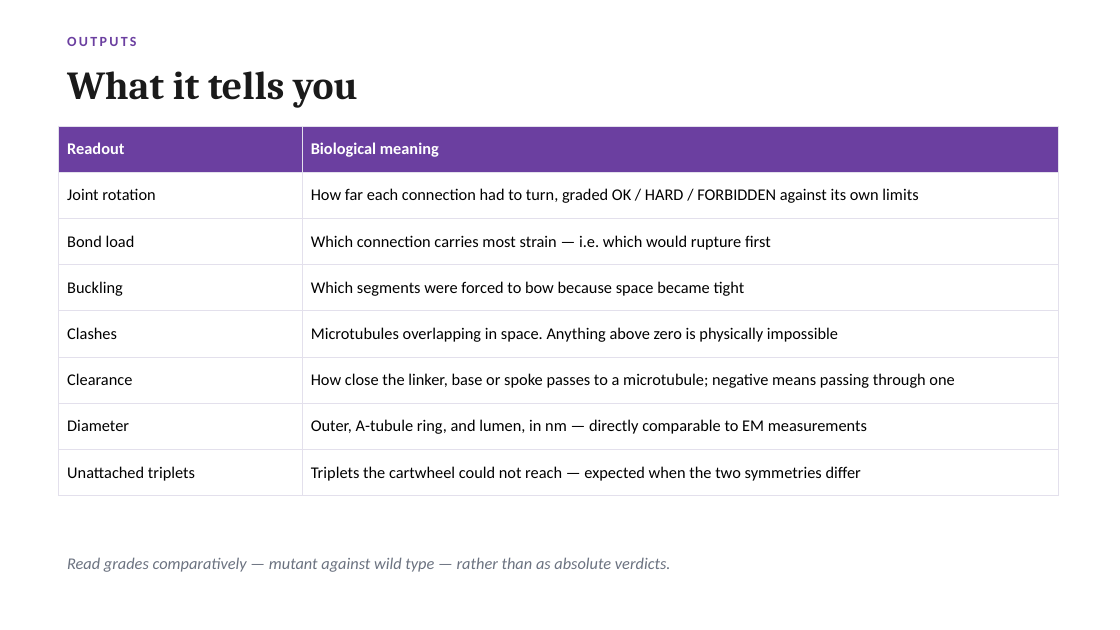
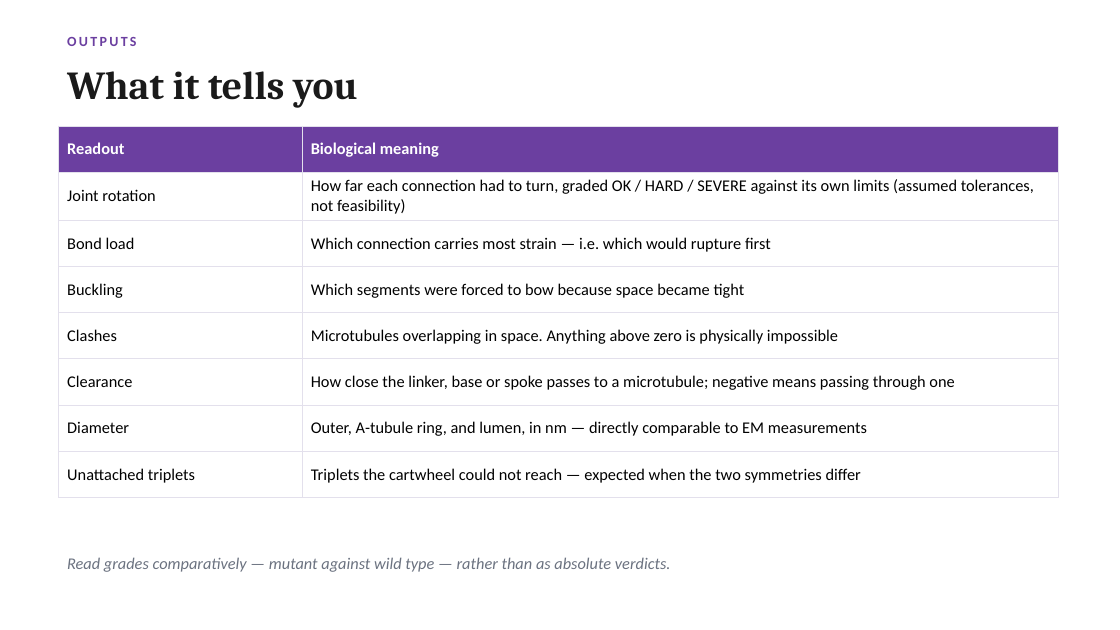
Before and after one commit to UPGON/CenGeometry, a slide deck: slide 9 of presentations/01_CenGeometry_Introduction.pptx (slide 8 before the commit). Drawn at 1120x630 pixels with LibreOffice and Linux fonts; fonts in the diff are those of the drawing. Boxes give left, top, right and bottom in pixels: in the first picture for what was removed or moved away, otherwise in the second. Text is boxed around its words. In the diff, an @@ line names an element or a change of style, - is before the commit and + after.

```diff
--- a/presentations/01_CenGeometry_Introduction.pptx
+++ b/presentations/01_CenGeometry_Introduction.pptx
@@ table at [59,126,1059,487] @@
-row 2, column 2: How far each connection had to turn, graded OK / HARD / FORBIDDEN against its own limits
+row 2, column 2: How far each connection had to turn, graded OK / HARD / SEVERE against its own limits (assumed tolerances, not feasibility)
```
Also in this commit, not shown: 2 other slides changed, 1 slide added, 3 other files.
